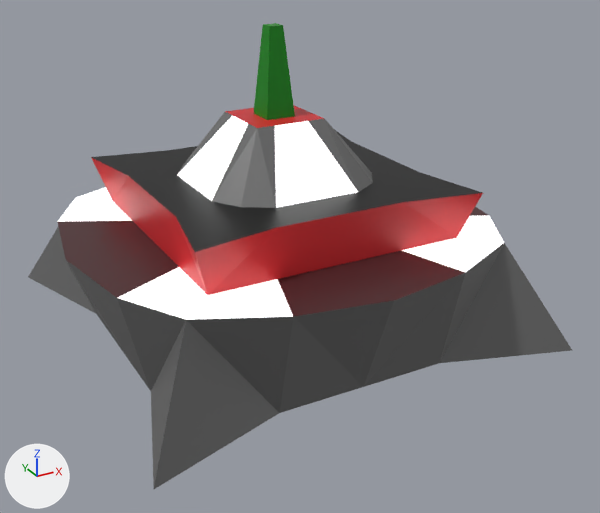
Two versions of the COLLADA model Game - Client/Collada/Mine.dae, one commit apart.
Camera for both pictures: a camera (50 mm lens) standing at (-0.665, -1.306, 0.759) and looking at (0.013, -0.073, 0.142). The lights are fixed; the arrows at lower left show +X, +Y and +Z. Where no turn or scale is listed for an object, it has been applied to the vertices.

The scene before the commit, as lines of its bpy script (objects in view):
```python
mat_material_003 = principled_material('Material_003')
mat_material_003.base_color = (0.0, 0.243, 0.000973)  # green #008703
mat_material_003.roughness = 0.44
mat_material_007 = principled_material('Material_007')
mat_material_007.base_color = (0.0668, 0.0179, 0.0204)  # brown #492427
mat_material_007.roughness = 0.44
me_plane = bpy.data.meshes.new('Plane')
me_plane.from_pydata(...)  # 146 vertices, 288 faces; spans x -0.396..0.396, y -0.396..0.396, z 0.0..0.549
# faces by material slot: [64, 32, 64, 32, 64, 16, 16]
me_plane.materials.append(mat_material_001)  # red #d1262b
me_plane.materials.append(mat_material_002)  # black #000000
me_plane.materials.append(mat_material_003)  # green #008703
me_plane.materials.append(mat_material_004)  # white #e7e7e7
me_plane.materials.append(mat_material_005)  # dark grey #656565
me_plane.materials.append(mat_material_006)  # dark grey #6b6b6b
me_plane.materials.append(mat_material_007)  # brown #492427
ob_plane = bpy.data.objects.new('Plane', me_plane)
ob_plane.location = (0.0, 0.0, 0.0)
```
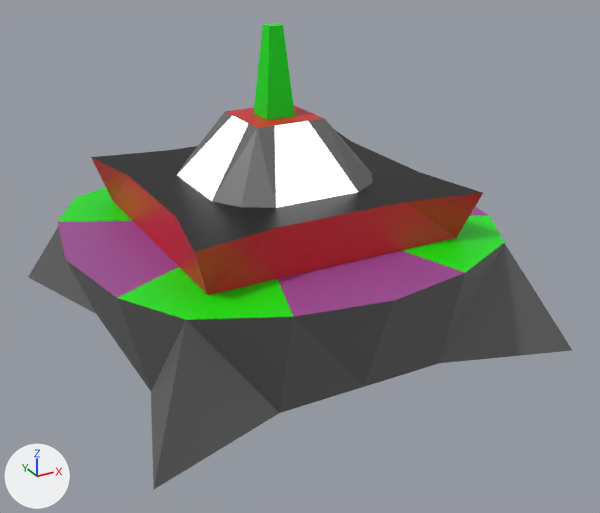
The edits, one by one:
Material 'Material_003' (mat_material_003) changes colour from green #008703 to green #00e705; in linear values from (0.0, 0.243, 0.000973) to (0.0, 0.8, 0.00166).
Material 'Material_007' (mat_material_007) changes colour from brown #492427 to purple #9d4a95; in linear values from (0.0668, 0.0179, 0.0204) to (0.336, 0.068, 0.3).
me_plane has 146 vertices, 288 faces and spans x -0.396..0.396, y -0.396..0.396, z 0.0..0.549.
me_plane is used by ob_plane; location (0.0, 0.0, 0.0).
me_plane part 1: 16 faces spanning x -0.363..0.363, y -0.364..0.364, z 0.195 switch from mat_material_004 (white #e7e7e7) to mat_material_003 (green #00e705).

Location of each change, [x1, y1, x2, y2] in pixels of the pictures (600 x 513 px):
'Plane', recoloured, surface changed: [56, 23, 507, 323] in both
part 1 of me_plane, recoloured (white to green): [57, 187, 504, 320] in both
